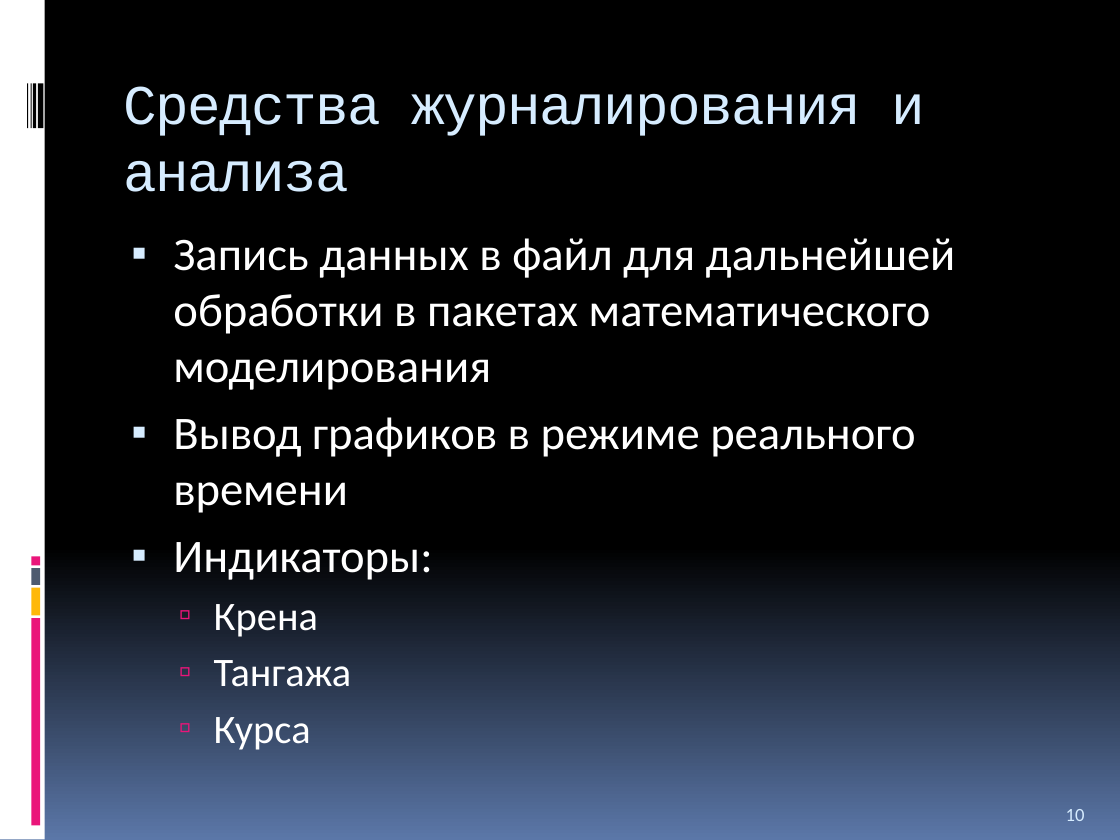
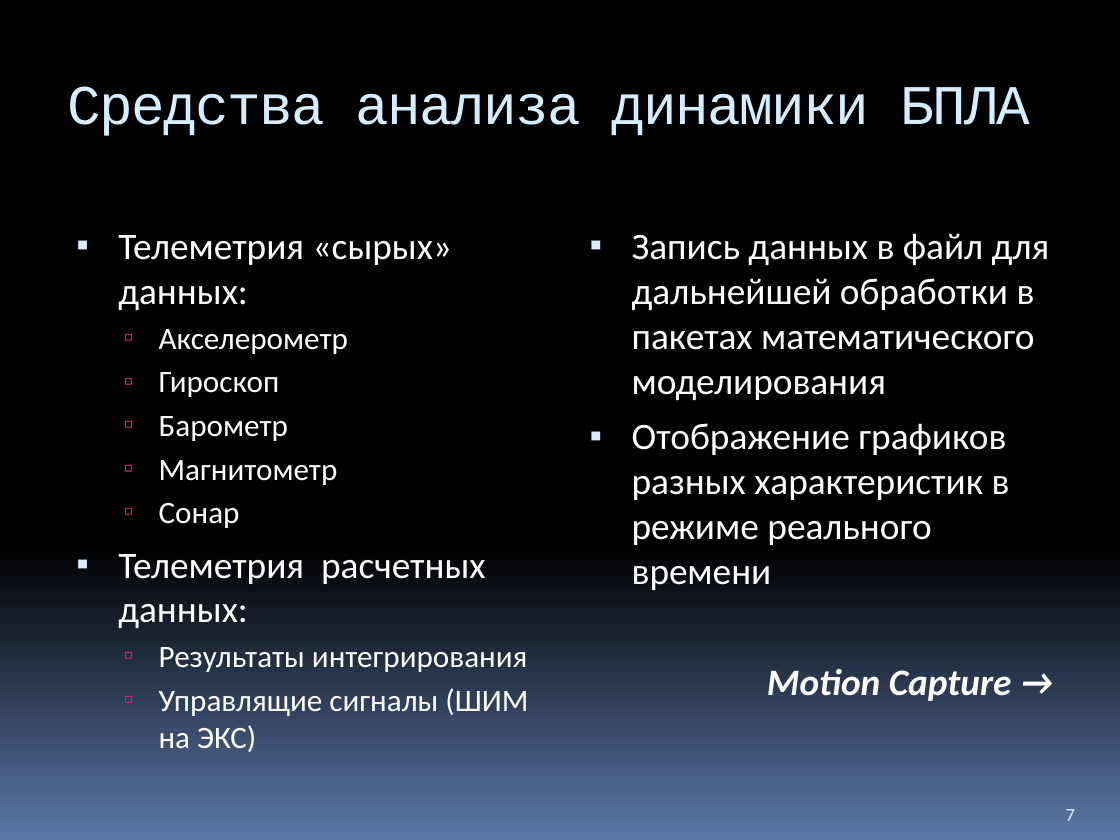
Before and after one commit to yaceq/quadro-xds, a slide deck: slide 7 of Docs/Medias2012.pptx (slide 10 before the commit). Drawn at 1120x840 pixels with LibreOffice and Linux fonts; fonts in the diff are those of the drawing. Boxes give left, top, right and bottom in pixels: in the first picture for what was removed or moved away, otherwise in the second. Text is boxed around its words. In the diff, an @@ line names an element or a change of style, - is before the commit and + after.

```diff
--- a/Docs/Medias2012.pptx
+++ b/Docs/Medias2012.pptx
@@ rectangle removed at (0, 0, 45, 840) @@
@@ rectangle removed at (27, 83, 28, 128) @@
@@ rectangle removed at (30, 83, 31, 128) @@
@@ rectangle removed at (32, 83, 36, 128) @@
@@ rectangle removed at (38, 83, 44, 128) @@
@@ title at (67, 86, 1030, 136): text changed @@
-Средства журналирования и анализа
+Средства анализа динамики БПЛА
@@ text added at (118, 235, 528, 752), 20 pt, text #FFFFFF @@
+▪ Телеметрия «сырых» данных:
+  ▫ Акселерометр
+  ▫ Гироскоп
+  ▫ Барометр
+  ▫ Магнитометр
+  ▫ Сонар
+▪ Телеметрия расчетных данных:
+  ▫ Результаты интегрирования
+  ▫ Управлящие сигналы (ШИМ на ЭКС)
@@ text "Запись данных в файл для ...": place and size @@
-text "Запись данных в файл для ..." at (173, 238, 956, 750)
+text "Запись данных в файл для ..." at (632, 233, 1050, 701)
@@ text at (632, 233, 1050, 400): size 30 to 24 pt in "Запись данных в файл для дальнейшей обработки ..." @@
@@ text at (632, 423, 1012, 701): text changed; size 30 to 24 pt @@
-▪ Вывод графиков в режиме реального времени
-▪ Индикаторы:
-  ▫ Крена
-  ▫ Тангажа
-  ▫ Курса
+▪ Отображение графиков разных характеристик в режиме реального времени
+Motion Capture →
@@ rectangle removed at (31, 568, 40, 585) @@
@@ rectangle removed at (31, 557, 40, 566) @@
@@ rectangle removed at (31, 588, 40, 616) @@
@@ rectangle removed at (31, 618, 40, 825) @@
@@ page number at (1066, 809, 1075, 821): text changed @@
-10
+7
```
Also in this commit, not shown: 6 other slides changed, 4 slides added, 7 slides removed, 6 other files.
